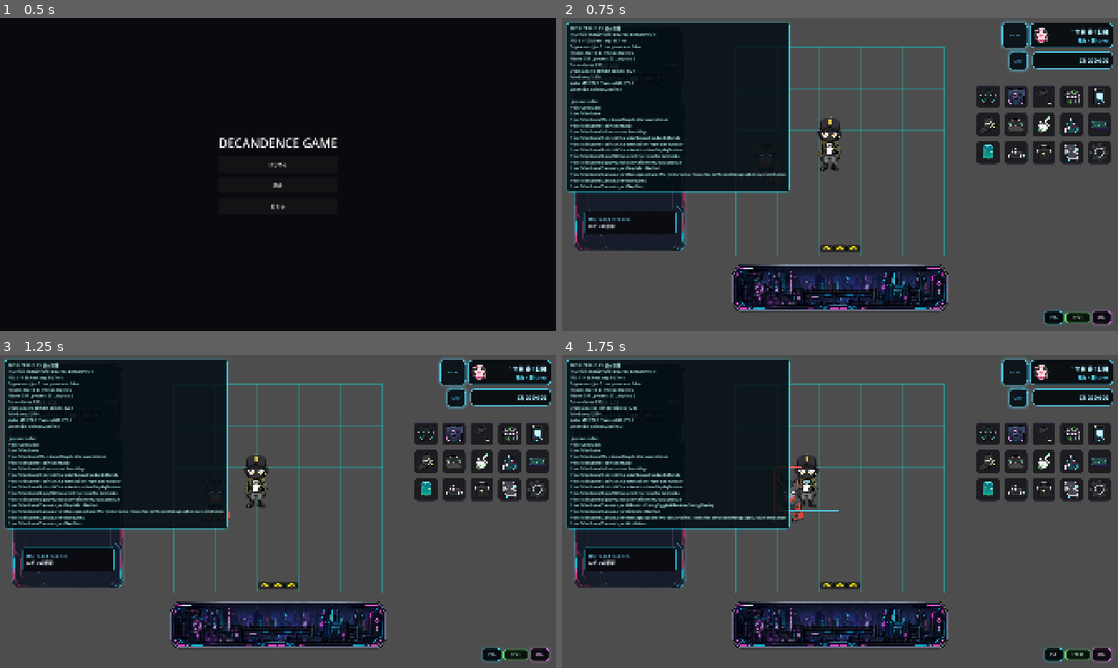
Above: before the commit, frames 1-4 (two rows, left to right).
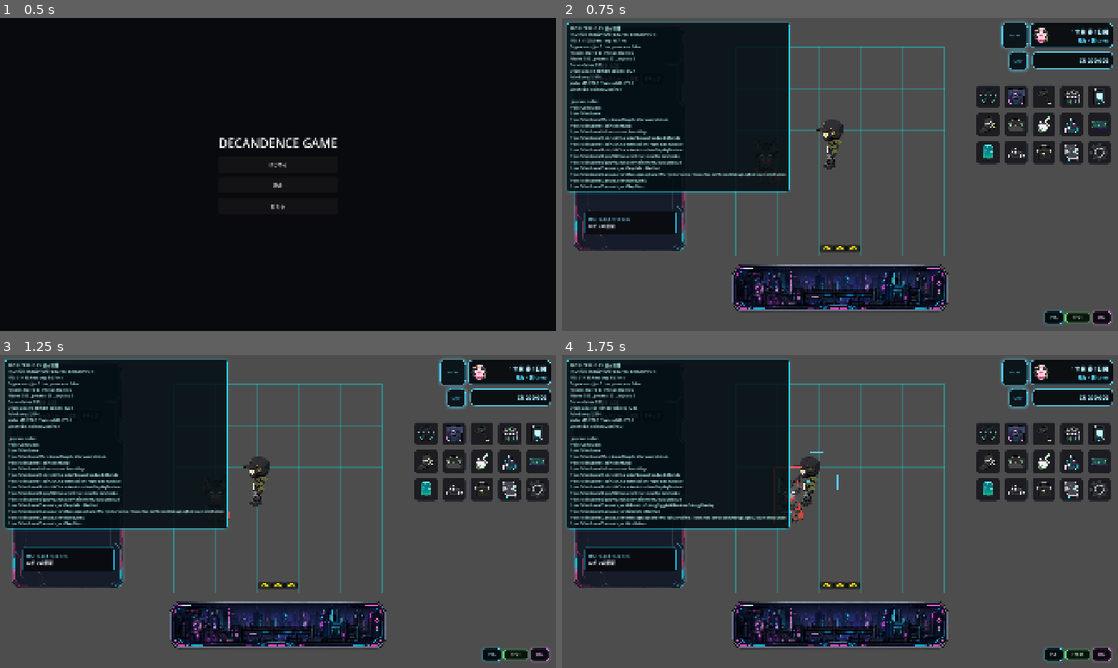
Above: after the commit, the same moments.

Repository: grimoire1089-coder/optimistic
Game: Godot game, scene res://Scenes/Boot/TitleScene.tscn
Same seed, same stepped clock (60 frames per second), same inputs: the game is played once before the commit and once after it. Sound files missing from this copy of the repository are replaced by a short silence.
Inputs:
- Up to frame 1 (0.5 s): no input
- Up to frame 2 (0.75 s): click "はじめる" at 0.5 s
- Up to frame 3 (1.25 s): no input
- Up to frame 4 (1.75 s): click "POS" at 1.25 s

Frame 1 is identical in both runs. In frame 2, 0.4% of the frame differs, in the area x 4-51%, y 12-49%; in frame 3, 0.4%; in frame 4, 0.4%, in the area x 4-50%, y 12-51%.
Error before the commit: Attempt to call function 'setup' in base 'null instance' on a null instance. (res://Scripts/Characters/Robin/RobinWanderActor.gd:68)

Commit message:
Restore Robin walk sprite animator node

Diff:
--- a/Scenes/Characters/Robin/RobinWanderActor.tscn
+++ b/Scenes/Characters/Robin/RobinWanderActor.tscn
@@ -72,6 +72,9 @@
 movement_area_provider_path = NodePath("../RobinRoomMap")
 visual_half_extents = Vector2(48, 96)
 
+[node name="RobinWalkSpriteAnimator" type="Node" parent="."]
+script = ExtResource("4_animator")
+
 [node name="AICharacterSleepBehaviorModule" type="Node" parent="." groups=["ai_movement_behavior"]]
 script = ExtResource("8_sleep_behavior")
 needs_module_path = NodePath("../AICharacterNeedsBundle/CharacterNeedsModule")
